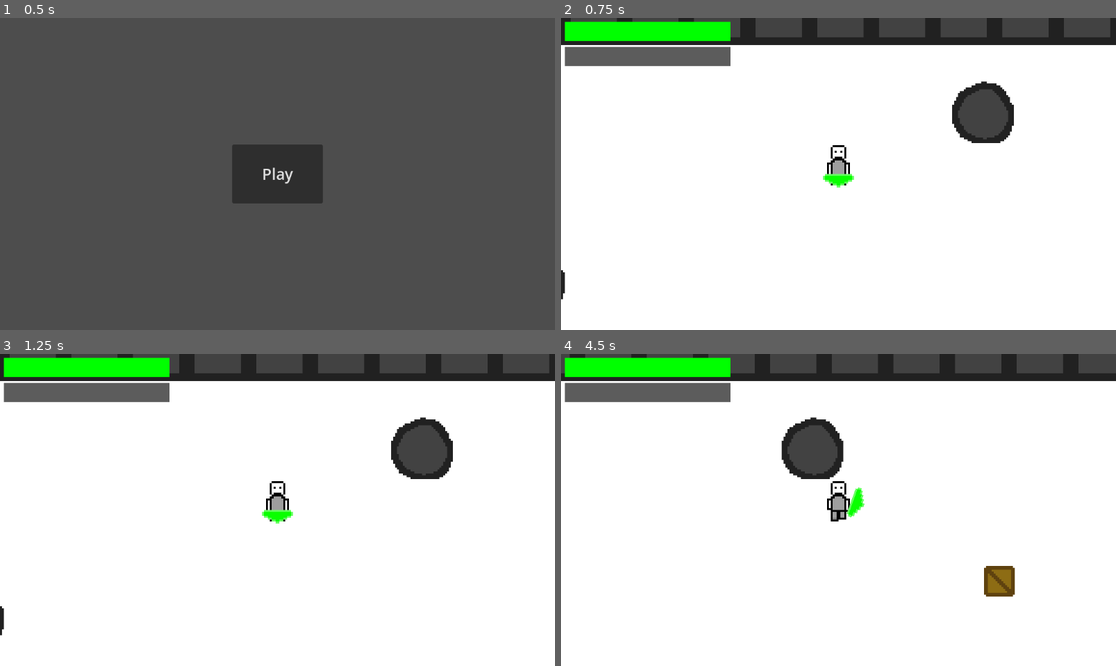
Above: before the commit, frames 1-4 (two rows, left to right).
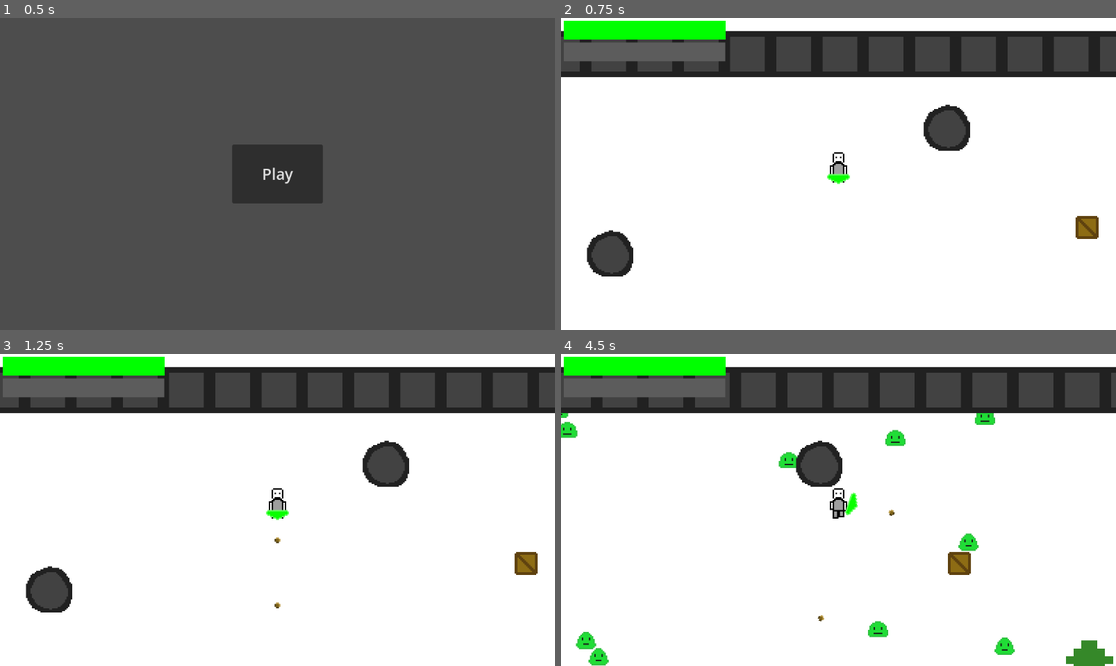
Above: after the commit, the same moments.

Repository: 23thirokawaberry-sudo/Horizon-swarm
Game: Godot game, scene res://scenes/Important/title.tscn
Same seed, same stepped clock (60 frames per second), same inputs: the game is played once before the commit and once after it.
Inputs (mouse positions are in pixels of both pictures, inside the frame that each line leads up to):
- Up to frame 1 (0.5 s): no input
- Up to frame 2 (0.75 s): click "Play" at 0.5 s
- Up to frame 3 (1.25 s): no input
- Up to frame 4 (4.5 s): move the mouse to (960, 494) at 1.27 s; hold D (move_right) 1.28-2.03 s; move the mouse to (727, 525) at 2.02 s; hold S (move_down) 2.03-2.78 s; move the mouse to (894, 441) at 2.77 s; hold D (move_right) 2.78-3.53 s; move the mouse to (810, 572) at 3.52 s; hold W (move_up) 3.53-4.28 s; move the mouse to (1005, 556) at 4.27 s; hold A (move_left) from 4.28 s (still down)

Frame 1 is identical in both runs. In frame 2, 19% of the frame differs, in the area x 0-100%, y 0-91%; in frame 3, 19%; in frame 4, 20%, in the area x 0-100%, y 0-100%.
Error before the commit: Parse Error: Preload file "res://scenes/Enemy_Death.tscn" does not exist. (res://scripts/Enemy/green_slime.gd:52)

Commit message:
Enemy spawning overhaul
Main changes ===============
Changed how enemies spawn. Can now spawn multiple enemies at the same time. Will make it easier to create stages. Enemies can also spawn much faster, and depending on the enemy the spacing between spawns can be changed.
IMPORTANT
Game crashes once the final wave (after 75 seconds) ends.
Other changes -------------------------
Zoomed out the player camera. Now everything looks slightly smaller.
Made stat upgrades percentage based on the starting stats rather than directly adding stats.
Reworked stats to use much larger numbers. Overall shouldn't be too different, but will change during testing.

Diff:
--- /dev/null
+++ b/scenes/Important/enemy_spawn_handler.tscn
@@ -0,0 +1,10 @@
+[gd_scene format=3 uid="uid://dqln1fnb4ul4p"]
+
+[ext_resource type="Script" uid="uid://covfa4rtua4i8" path="res://scripts/Important/enemy_spawn_handler.gd" id="1_c6i1q"]
+
+[node name="Node2D" type="Node2D" unique_id=265994804]
+script = ExtResource("1_c6i1q")
+
+[node name="SpawnInterval" type="Timer" parent="." unique_id=416795265]
+
+[connection signal="timeout" from="SpawnInterval" to="." method="_wave_system_spacing"]
--- a/scenes/Important/game.tscn
+++ b/scenes/Important/game.tscn
@@ -3,6 +3,7 @@
 [ext_resource type="Script" uid="uid://cqom7aqbtytcf" path="res://scripts/Important/game.gd" id="1_3c70g"]
 [ext_resource type="PackedScene" uid="uid://c38avxk5rth5d" path="res://scenes/Important/player.tscn" id="1_vjidx"]
 [ext_resource type="PackedScene" uid="uid://cclvw66ffr8qy" path="res://scenes/Props/boulder.tscn" id="2_djnwq"]
+[ext_resource type="PackedScene" uid="uid://dqln1fnb4ul4p" path="res://scenes/Important/enemy_spawn_handler.tscn" id="3_17aap"]
 [ext_resource type="PackedScene" uid="uid://c83g1hbyrgftt" path="res://scenes/Props/brick.tscn" id="4_3c70g"]
 [ext_resource type="PackedScene" uid="uid://bw0voa26if4du" path="res://scenes/Props/tree.tscn" id="5_6ulj2"]
 [ext_resource type="PackedScene" uid="uid://8kjj4sqex0aq" path="res://scenes/Props/crate.tscn" id="6_883ts"]
@@ -99,13 +100,16 @@
 position = Vector2(239, 99)
 
 [node name="Path2D" type="Path2D" parent="Player" unique_id=1803957421]
-position = Vector2(-191, -102)
+position = Vector2(-252, -134.00002)
+scale = Vector2(1.3048129, 1.3048129)
 curve = SubResource("Curve2D_6ulj2")
 
 [node name="PathFollow2D" type="PathFollow2D" parent="Player/Path2D" unique_id=951470911]
 unique_name_in_owner = true
 position = Vector2(37, 9)
 rotation = -0.0032154229
+
+[node name="Enemies" parent="." unique_id=265994804 instance=ExtResource("3_17aap")]
 
 [node name="Props" type="Node" parent="." unique_id=97036504]
 
--- a/scenes/Important/player.tscn
+++ b/scenes/Important/player.tscn
@@ -96,7 +96,7 @@
 debug_color = Color(1, 0, 0, 0.41960785)
 
 [node name="Camera2D" type="Camera2D" parent="." unique_id=355102375]
-zoom = Vector2(4, 4)
+zoom = Vector2(3, 3)
 
 [node name="Gun" parent="." unique_id=1210663662 instance=ExtResource("3_cc8a3")]
 position = Vector2(0, -7)
@@ -114,10 +114,10 @@
 unique_name_in_owner = true
 z_index = 1
 custom_minimum_size = Vector2(0, 10)
-offset_left = -142.0
-offset_top = -79.0
-offset_right = -56.0
-offset_bottom = -69.0
+offset_left = -190.0
+offset_top = -106.0
+offset_right = -78.200005
+offset_bottom = -93.0
 theme_override_font_sizes/font_size = 8
 theme_override_styles/background = SubResource("StyleBoxFlat_c7irj")
 theme_override_styles/fill = SubResource("StyleBoxFlat_cc8a3")
@@ -128,10 +128,10 @@
 [node name="XpBar" type="ProgressBar" parent="." unique_id=1629554974]
 unique_name_in_owner = true
 z_index = 1
-offset_left = -142.0
-offset_top = -66.0
-offset_right = -56.0
-offset_bottom = -56.0
+offset_left = -190.0
+offset_top = -91.0
+offset_right = -78.200005
+offset_bottom = -78.0
 theme_override_styles/background = SubResource("StyleBoxFlat_pse83")
 theme_override_styles/fill = SubResource("StyleBoxFlat_d8vts")
 show_percentage = false
--- a/scenes/Important/title.tscn
+++ b/scenes/Important/title.tscn
@@ -3,6 +3,7 @@
 [ext_resource type="Script" uid="uid://cqx7j60wnoloq" path="res://scripts/Important/title.gd" id="1_ar41x"]
 
 [node name="Title" type="Control" unique_id=2056877872]
+process_mode = 3
 layout_mode = 3
 anchors_preset = 15
 anchor_right = 1.0
--- a/scripts/Auto.gd
+++ b/scripts/Auto.gd
@@ -10,7 +10,7 @@
 	return player_damage
 
 #if level is -1, then weapon is not yet unlocked.
-var weapon_levels = [0, -1]
+var weapon_levels = [-1, 0]
 
 func _physics_process(delta):
 	look_at(get_global_mouse_position())
@@ -19,7 +19,6 @@
 func shoot_pistol():
 	if weapon_levels[1] != -1:
 		var weapon_damage = get_player_damage()
-		print(weapon_damage)
 		if weapon_levels[1] > 0:
 			weapon_damage = weapon_damage * 1.33
 		else:
@@ -36,10 +35,8 @@
 		var weapon_damage = get_player_damage()
 		if weapon_levels[0] > 0:
 			var damage = (weapon_damage * 0.75) * 1.33
-			print("hi", damage)
 		else:
 			var damage = (weapon_damage * 0.75)
-			print(damage)
 		const BULLET = preload("res://scenes/Attacks/shotgun_bullet.tscn")
 		var new_bullet = BULLET.instantiate()
 		new_bullet.global_position = %ShootingPoint.global_position
--- a/scripts/Enemy/black_slime.gd
+++ b/scripts/Enemy/black_slime.gd
@@ -1,7 +1,7 @@
 extends CharacterBody2D
 
-var health = 95.0
-const DAMAGE = 20.0
+var health = 432.0
+const DAMAGE = 76.0
 const SPEED = 20.0
 var touching = null
 var is_dead = false
@@ -42,7 +42,7 @@
 				%Cooldown.stop()
 			touching = null
 			queue_free()
-			const DEATH_ANIM = preload("res://scenes/Enemy_Death.tscn")
+			const DEATH_ANIM = preload("res://scenes/Important/Enemy_Death.tscn")
 			var death_anim = DEATH_ANIM.instantiate()
 			get_parent().add_child(death_anim)
 			death_anim.global_position = global_position
--- a/scripts/Enemy/blue_slime.gd
+++ b/scripts/Enemy/blue_slime.gd
@@ -1,7 +1,7 @@
 extends CharacterBody2D
 
-var health = 12.0
-const DAMAGE = 3.0
+var health = 85.0
+const DAMAGE = 17.0
 const SPEED = 45.0
 var touching = null
 var is_dead = false
@@ -42,7 +42,7 @@
 				%Cooldown.stop()
 			touching = null
 			queue_free()
-			const DEATH_ANIM = preload("res://scenes/Enemy_Death.tscn")
+			const DEATH_ANIM = preload("res://scenes/Important/Enemy_Death.tscn")
 			var death_anim = DEATH_ANIM.instantiate()
 			get_parent().add_child(death_anim)
 			death_anim.global_position = global_position
--- a/scripts/Enemy/green_slime.gd
+++ b/scripts/Enemy/green_slime.gd
@@ -1,8 +1,8 @@
 extends CharacterBody2D
 
 #basic enemy stats.
-var health = 5.0
-const DAMAGE = 1.0
+var health = 50.0
+const DAMAGE = 8.0
 const SPEED = 32.0
 
 var touching = null #global variable for whether the enemy is touching player or not.
@@ -49,7 +49,7 @@
 				%Cooldown.stop()
 			touching = null
 			queue_free()
-			const DEATH_ANIM = preload("res://scenes/Enemy_Death.tscn")
+			const DEATH_ANIM = preload("res://scenes/Important/Enemy_Death.tscn")
 			var death_anim = DEATH_ANIM.instantiate()
 			get_parent().add_child(death_anim)
 			death_anim.global_position = global_position
--- a/scripts/Important/enemy_spawn_handler.gd
+++ b/scripts/Important/enemy_spawn_handler.gd
@@ -1 +1,52 @@
 extends Node
+
+var time_elapsed = 0.0
+func _process(delta: float):
+	time_elapsed += delta
+
+var enemies = {
+	"Green slime": preload("res://scenes/Enemy/green_slime.tscn"),
+	"Blue slime": preload("res://scenes/Enemy/blue_slime.tscn"),
+	"Black slime": preload("res://scenes/Enemy/black_slime.tscn")
+	}
+
+func spawn(mob):
+	var new_mob = mob.instantiate()
+	%PathFollow2D.progress_ratio = randf()
+	new_mob.global_position = %PathFollow2D.global_position
+	add_child(new_mob)
+
+func _wave_system_spacing():
+	var enemy = []
+	var wave = 0
+	var selected = 0
+	if time_elapsed < 30: #wave 1
+		if wave == 0:
+			enemy.clear()
+			wave = 1
+		if enemy.is_empty():
+			enemy.append(["Green slime", 0.2])
+		selected = 0
+	elif time_elapsed < 60: #wave 2
+		if wave == 1:
+			enemy.clear()
+			wave = 2
+		if enemy.is_empty():
+			enemy.append(["Blue slime", 0.5])
+		selected = 0
+	elif time_elapsed < 75: #wave 3
+		if wave == 2:
+			enemy.clear()
+			wave = 3
+		if enemy.is_empty():
+			enemy.append(["Green slime", 0.2])
+			enemy.append(["Blue slime", 0.5])
+		selected = randi_range(0, 1)
+	else:
+		print("your'e winer")
+	spawn(enemies.get(enemy[selected][0]))
+	$SpawnInterval.start(enemy[selected][1])
+	await $SpawnInterval.is_stopped()
+
+func _ready():
+	$SpawnInterval.start()
--- a/scripts/Important/game.gd
+++ b/scripts/Important/game.gd
@@ -1,36 +1,12 @@
 extends Node2D
-
-
-var difficulty = 0
 var level_menu = false
-
-func spawn_mob():
-	var new_mob = ""
-	if difficulty < 2:
-		new_mob = preload("res://scenes/Enemy/green_slime.tscn").instantiate()
-	elif difficulty < 5:
-		new_mob = preload("res://scenes/Enemy/blue_slime.tscn").instantiate()
-	else:
-		new_mob = preload("res://scenes/Enemy/black_slime.tscn").instantiate()
-	%PathFollow2D.progress_ratio = randf()
-	new_mob.global_position = %PathFollow2D.global_position
-	add_child(new_mob)
-
-
-func _on_spawn_timeout():
-
-	spawn_mob()
-
-
-func _on_difficulty_rise_timeout():
-	difficulty += 1
-
 
 func _on_player_death():
 	%GameOver.visible = true
 	get_tree().paused = true
 
 func _on_button_pressed():
+	get_tree().paused = false
 	get_tree().change_scene_to_file("res://scenes/Important/title.tscn")
 
 func _on_player_level_up():
@@ -41,12 +17,12 @@
 func _on_level_up_level_up_selected():
 	var info = %LevelUp.upgrade_option
 	if info == 1:
-		%Player.damage += 1.0
+		%Player.damage_multi += 0.2
 	elif info == 2:
-		%Player.regen += 1.0
-		%Player.health += 8.0
+		%Player.regen_multi += 0.2
+		%Player.health += 60.0
 	elif info == 3:
-		%Player.max_health += 8.0
+		%Player.max_health += 0.1
 	elif info < 6:
 		%Player.get_node("Gun").weapon_levels[info - 4] += 1
 	else:
--- a/scripts/Important/player.gd
+++ b/scripts/Important/player.gd
@@ -1,9 +1,25 @@
 extends CharacterBody2D
 
-var max_health = 50.0
-var health = 50.0
-var damage = 2.0
-var regen = 1.0
+#these are base values. different classes and upgrades in menu will increase these.
+var base_max_health = 500.0
+var base_damage = 12.0
+var base_regen = 5.0
+
+#upgrades change these values
+var damage_multi = 1.0
+var max_health_multi = 1.0
+var regen_multi = 1.0
+
+#full calculation for each indivisual stats
+var max_health = 500.0
+var damage = 12.0
+var regen = 5.0
+func set_effective_stats():
+	max_health = base_max_health * max_health_multi
+	damage = base_damage * damage_multi
+	regen = base_regen * regen_multi
+
+var health = max_health #sets health to max health
 
 var touching_enemy = false
 var xp = 0
@@ -15,6 +31,8 @@
 
 func _ready():
 	%XpBar.max_value = level_xp
+	%HealthBar.max_value = max_health
+	%HealthBar.value = health
 
 @warning_ignore("unused_parameter")
 func _physics_process(delta):
@@ -41,6 +59,7 @@
 	level_up.emit()
 
 func stat_upgraded():
+	set_effective_stats()
 	%HealthBar.max_value = max_health
 	%HealthBar.value = health
 
--- a/scripts/enemy_death.gd
+++ b/scripts/enemy_death.gd
@@ -6,5 +6,5 @@
 
 func _on_body_entered(body: Node2D):
 	queue_free()
-	body.xp += 5.0
+	body.xp += 1.0
 	body.get_xp()
Not shown: 3 places in scenes/Important/gun.tscn that only renumber resources
